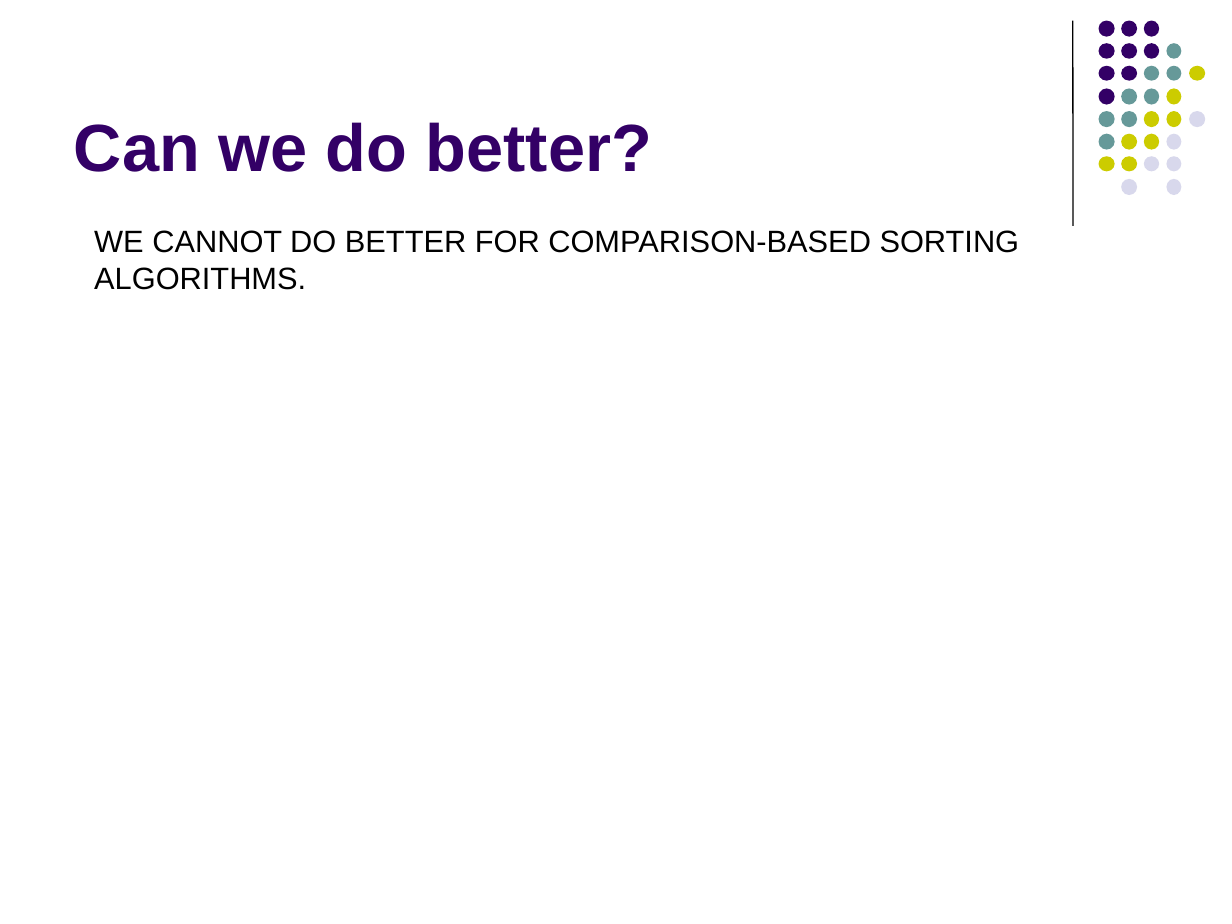
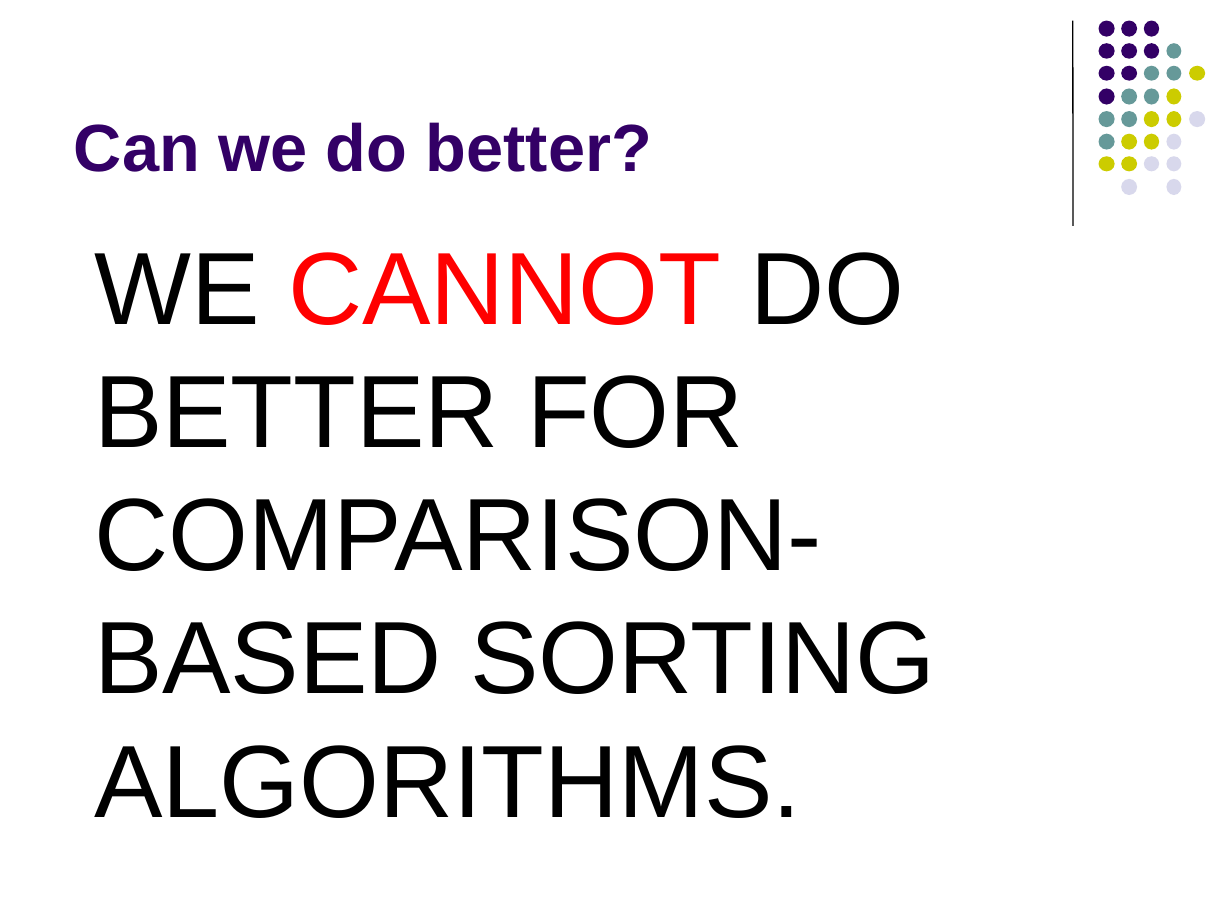
Before and after one commit to Collins-kariuk/Algorithms, a slide deck: slide 103 of Lectures/Lecture 05_Sorting Concluded.pptx. Drawn at 1232x924 pixels with LibreOffice and Linux fonts; fonts in the diff are those of the drawing. Boxes give left, top, right and bottom in pixels: in the first picture for what was removed or moved away, otherwise in the second. Text is boxed around its words. In the diff, an @@ line names an element or a change of style, - is before the commit and + after.

```diff
--- a/Lectures/Lecture 05_Sorting Concluded.pptx
+++ b/Lectures/Lecture 05_Sorting Concluded.pptx
@@ text "WE CANNOT DO BETTER FOR ..." at (94, 252, 935, 818): size 18 to 60 pt; text colour #000000 to #FF0000 in "CANNOT" @@
```
Also in this commit, not shown: 5 other slides changed.
